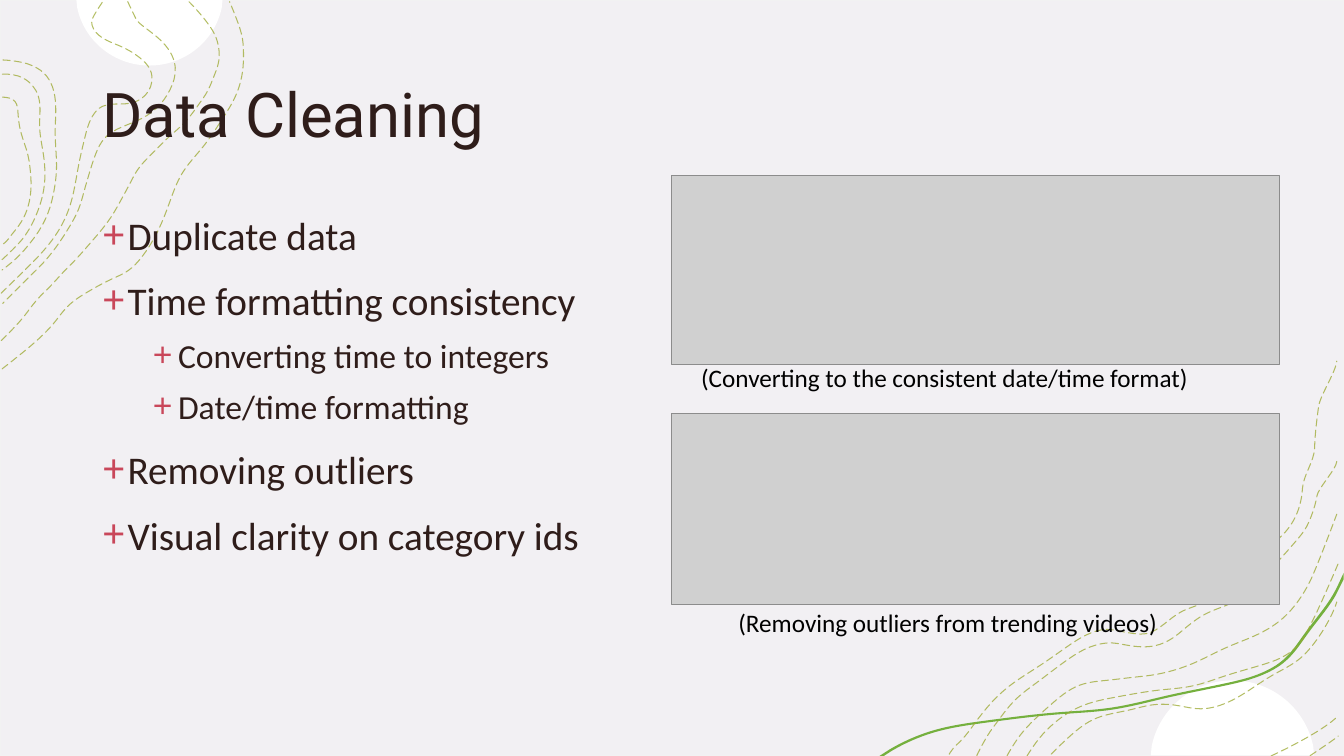
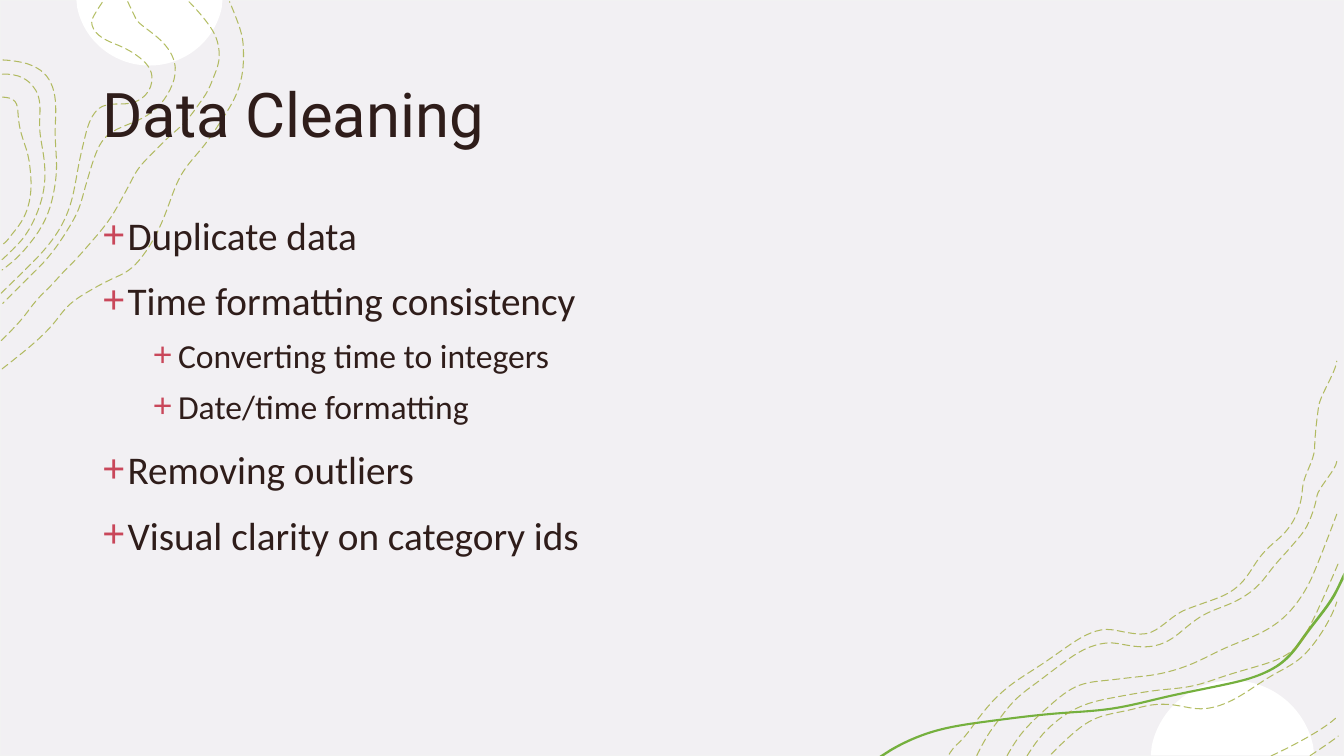
Before and after one commit to tralinde/tralinde_EDA_group_presentation, a slide deck: slide 8 of ppt/Youtube Analytics from 2011 in the U.pptx. Drawn at 1344x756 pixels with LibreOffice and Linux fonts; fonts in the diff are those of the drawing; grey boxes stand for pictures. Boxes give left, top, right and bottom in pixels: in the first picture for what was removed or moved away, otherwise in the second. Text is boxed around its words. In the diff, an @@ line names an element or a change of style, - is before the commit and + after.

```diff
--- a/ppt/Youtube Analytics from 2011 in the U.pptx
+++ b/ppt/Youtube Analytics from 2011 in the U.pptx
@@ picture removed at [673, 176, 1280, 366] @@
@@ text removed at [701, 368, 1187, 392] @@
-(Converting to the consistent date/time format)
@@ picture removed at [673, 413, 1280, 605] @@
@@ text removed at [738, 613, 1157, 637] @@
-(Removing outliers from trending videos)
```
Also in this commit, not shown: 2 other slides changed.
